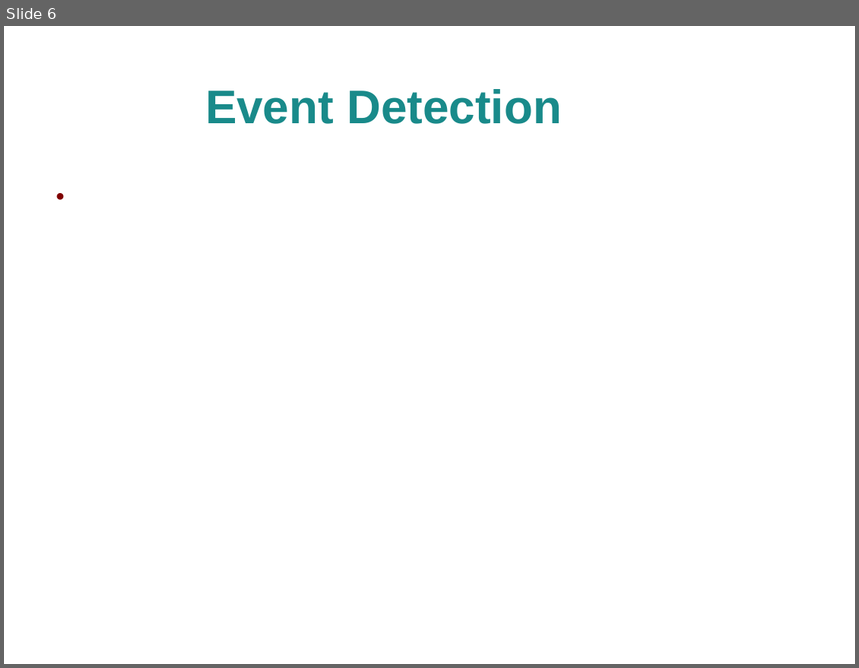
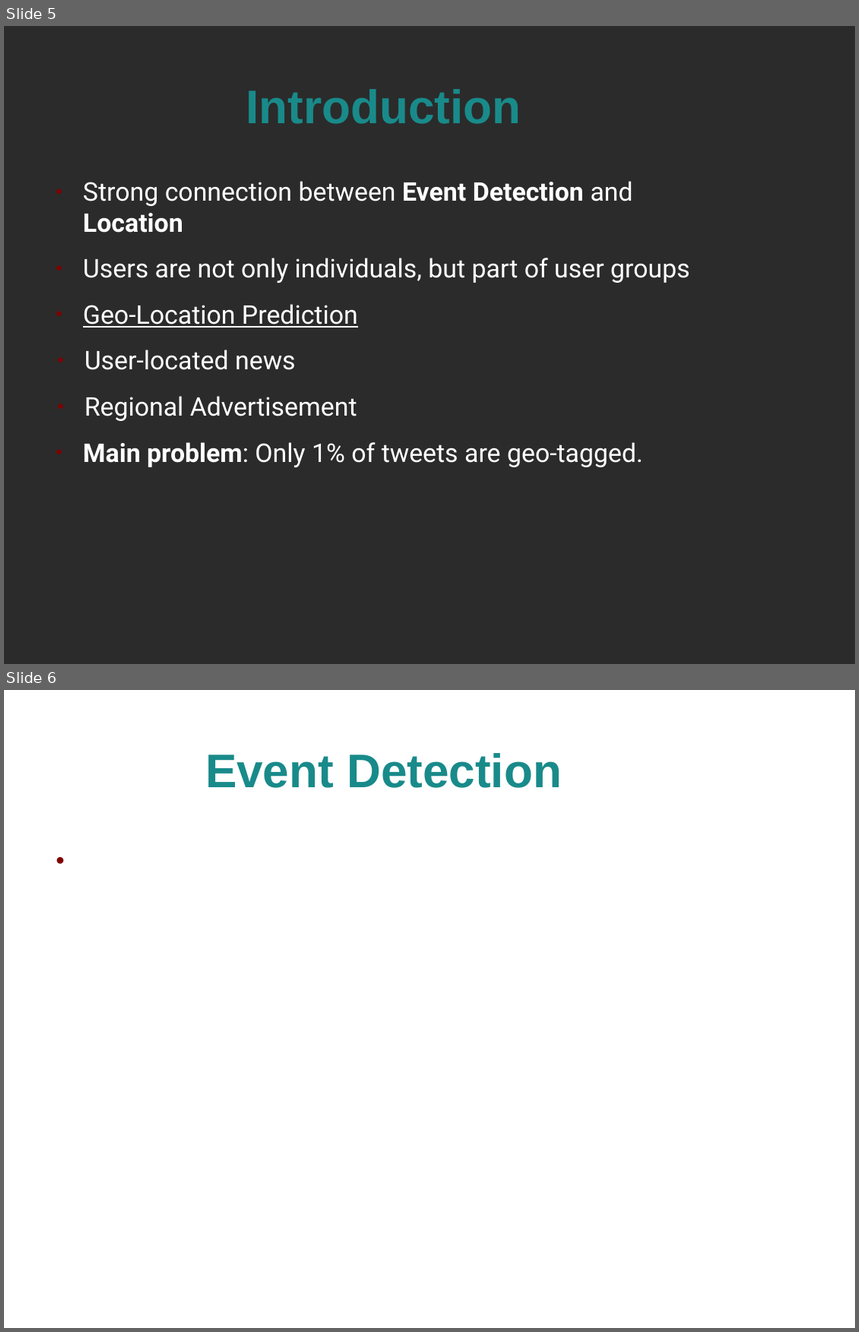
Before and after one commit to alextsil/twitter-topic-detection-and-analysis, a slide deck: parousiasi/presentation.odp. Shown one above the other, each under a label of ours: slide 6 before the commit, slides 5 and 6 after it. The pictures are 859x668 and 859x1332 pixels, drawn with LibreOffice and Linux fonts; fonts in the diff are those of the drawing; background and template pictures are left out; a plain dark background stands for a picture behind light text. Boxes give left, top, right and bottom in pixels: in the first picture for what was removed or moved away, otherwise in the second. Text is boxed around its words. In the diff, an @@ line names an element or a change of style, - is before the commit and + after.

Commit message:
Presentation Intro

```diff
--- a/parousiasi/presentation.odp
+++ b/parousiasi/presentation.odp
@@ slide 5 added at (4, 26, 855, 664), background picture (left out) @@
@@ title added at (246, 89, 522, 124), 44 pt, text #198A8A, bold @@
+Introduction
@@ text added at (83, 181, 690, 468), 24 pt, text #FFFFFF @@
+● Strong connection between Event Detection and Location
+● Users are not only individuals, but part of user groups
+● Geo-Location Prediction
+● User-located news
+● Regional Advertisement
+● Main problem: Only 1% of tweets are geo-tagged.
```
Also in this commit, not shown: 12 slides changed, 2 other slides added, 2 slides removed, 1 other file.
